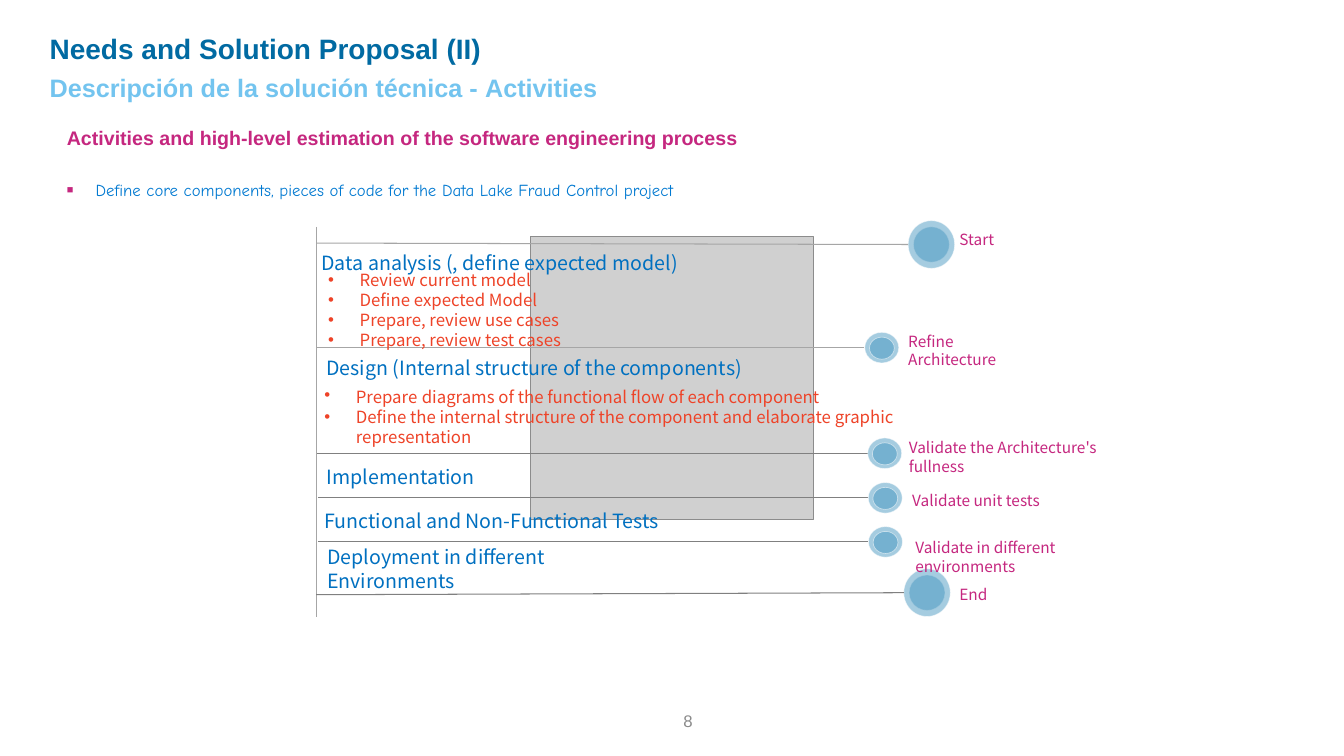
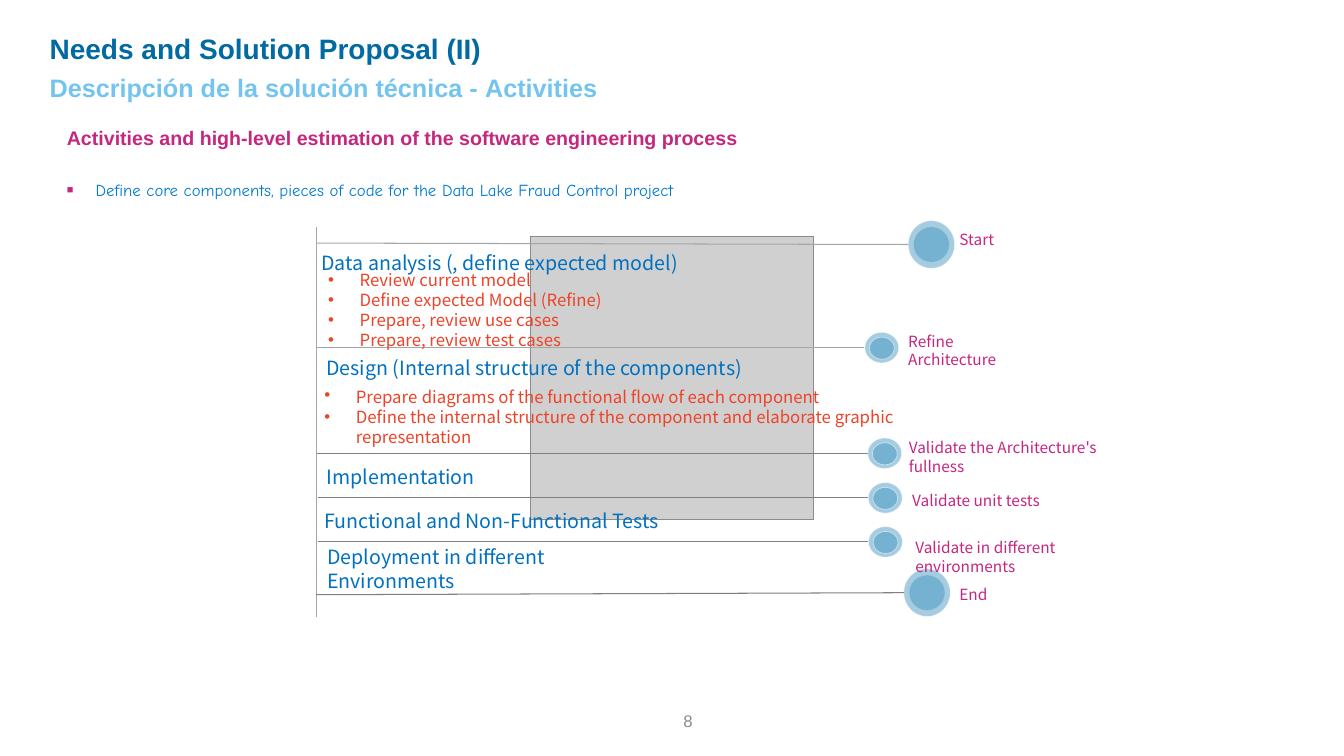
Before and after one commit to edithbg/Scala, a slide deck: slide 8 of Architecture Reference-DataLake-FraudContrl v0.1.pptx. Drawn at 1344x756 pixels with LibreOffice and Linux fonts; fonts in the diff are those of the drawing; grey boxes stand for pictures; background and template pictures are left out. Boxes give left, top, right and bottom in pixels: in the first picture for what was removed or moved away, otherwise in the second. Text is boxed around its words. In the diff, an @@ line names an element or a change of style, - is before the commit and + after.

```diff
--- a/Architecture Reference-DataLake-FraudContrl v0.1.pptx
+++ b/Architecture Reference-DataLake-FraudContrl v0.1.pptx
@@ text at [360,289,602,311]: text changed @@
-• Define expected Model
+• Define expected Model (Refine)
```
Also in this commit, not shown: 14 other slides changed, 1 slide removed.
